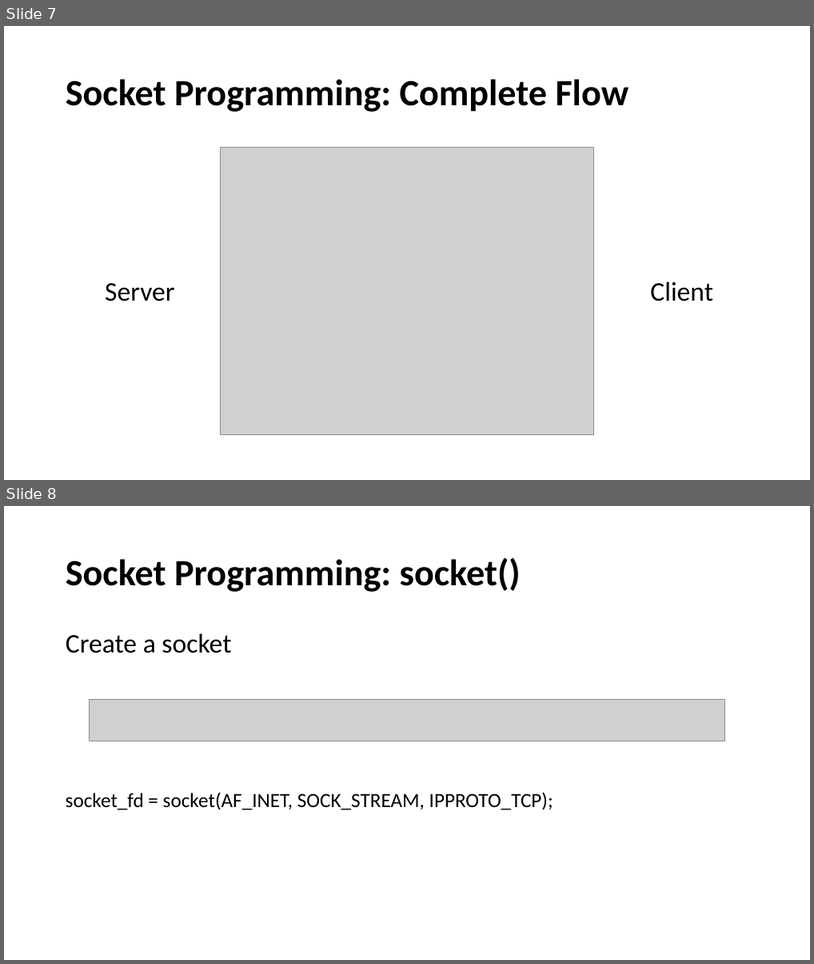
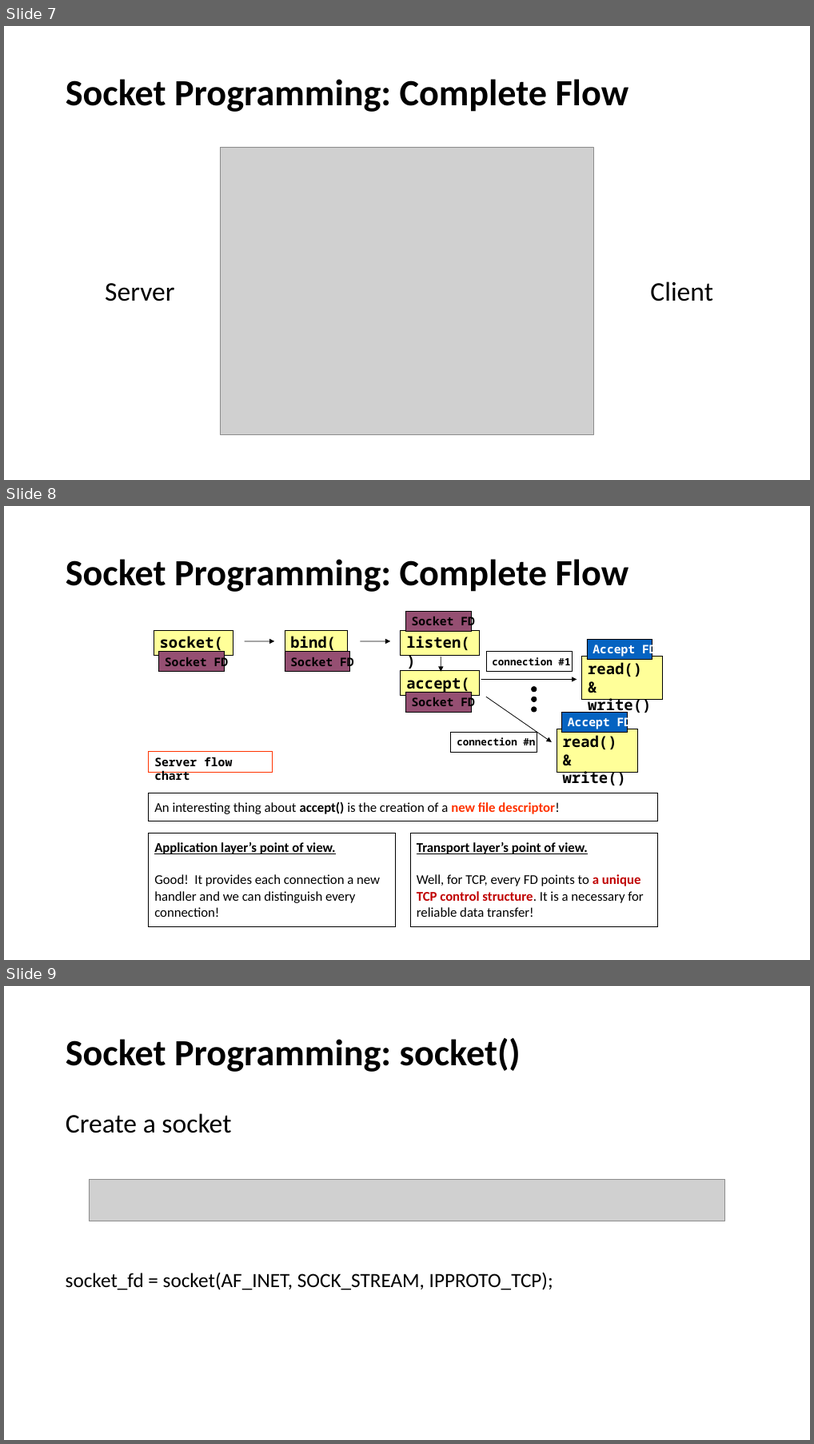
Before and after one commit to henryhxu/CSCI4430-ESTR4120, a slide deck: tutorial/T01/tut01.pptx. Shown one above the other, each under a label of ours: slides 7 and 8 before the commit, slides 7, 8 and 9 after it. The pictures are 814x964 and 814x1444 pixels, drawn with LibreOffice and Linux fonts; fonts in the diff are those of the drawing; grey boxes stand for pictures. Boxes give left, top, right and bottom in pixels: in the first picture for what was removed or moved away, otherwise in the second. Text is boxed around its words. In the diff, an @@ line names an element or a change of style, - is before the commit and + after.

```diff
--- a/tutorial/T01/tut01.pptx
+++ b/tutorial/T01/tut01.pptx
@@ slide 8 added at <box>4,506,810,960</box>, background #FFFFFF @@
@@ title added at <box>66,559,630,592</box>, 44 pt, text #000000, bold @@
+Socket Programming: Complete Flow
@@ rectangle added at <box>406,611,471,631</box>, fill #954F72, outline #000000 0.75 pt, 14 pt, text #000000, bold @@
+Socket FD
@@ rectangle added at <box>154,630,234,655</box>, fill #FFFF99, outline #000000 0.75 pt, 18 pt, text #000000, bold @@
+socket()
@@ arrow added from (245, 641) to (275, 641), #000000 0.75 pt @@
@@ rectangle added at <box>285,630,347,655</box>, fill #FFFF99, outline #000000 0.75 pt, 18 pt, text #000000, bold @@
+bind()
@@ arrow added from (360, 641) to (390, 641), #000000 0.75 pt @@
@@ rectangle added at <box>401,630,480,655</box>, fill #FFFF99, outline #000000 0.75 pt, 18 pt, text #000000, bold @@
+listen()
@@ rectangle added at <box>587,639,653,659</box>, fill #0563C1, outline #000000 0.75 pt, 14 pt, text #FFFFFF, bold @@
+Accept FD
@@ rectangle added at <box>159,651,224,671</box>, fill #954F72, outline #000000 0.75 pt, 14 pt, text #000000, bold @@
+Socket FD
@@ rectangle added at <box>285,651,350,671</box>, fill #954F72, outline #000000 0.75 pt, 14 pt, text #000000, bold @@
+Socket FD
@@ rectangle added at <box>401,671,480,696</box>, fill #FFFF99, outline #000000 0.75 pt, 18 pt, text #000000, bold @@
+accept()
@@ arrow added from (442, 656) to (442, 671), #000000 0.75 pt @@
@@ rectangle added at <box>486,651,573,671</box>, fill #FFFFFF, outline #000000 0.75 pt, 12 pt, text #000000, bold @@
+connection #1
@@ rectangle added at <box>582,656,662,699</box>, fill #FFFF99, outline #000000 0.75 pt, 18 pt, text #000000, bold @@
+read() & write()
@@ rectangle added at <box>406,692,471,712</box>, fill #954F72, outline #000000 0.75 pt, 14 pt, text #000000, bold @@
+Socket FD
@@ arrow added from (482, 679) to (578, 679), #000000 0.75 pt @@
@@ arrow added from (486, 696) to (552, 742), #000000 0.75 pt @@
@@ ellipse added at <box>532,686,537,691</box>, fill #000000, outline #000000 0.75 pt @@
@@ ellipse added at <box>532,696,537,701</box>, fill #000000, outline #000000 0.75 pt @@
@@ ellipse added at <box>532,707,537,712</box>, fill #000000, outline #000000 0.75 pt @@
@@ rectangle added at <box>562,712,628,732</box>, fill #0563C1, outline #000000 0.75 pt, 14 pt, text #FFFFFF, bold @@
+Accept FD
@@ rectangle added at <box>451,732,537,752</box>, fill #FFFFFF, outline #000000 0.75 pt, 12 pt, text #000000, bold @@
+connection #n
@@ rectangle added at <box>557,729,638,772</box>, fill #FFFF99, outline #000000 0.75 pt, 18 pt, text #000000, bold @@
+read() & write()
@@ rectangle added at <box>149,752,272,772</box>, fill #FFFFFF, outline #FF3300 0.75 pt, 14 pt, text #000000, bold @@
+Server flow chart
@@ rectangle added at <box>149,792,658,820</box>, fill #FFFFFF, outline #000000 0.75 pt, 16 pt, text #000000 @@
+An interesting thing about accept() is the creation of a new file descriptor!
@@ rectangle added at <box>149,832,395,927</box>, fill #FFFFFF, outline #000000 0.75 pt, 16 pt, text #000000 @@
+Application layer’s point of view.
+Good! It provides each connection a new handler and we can distinguish every connection!
@@ rectangle added at <box>411,832,658,927</box>, fill #FFFFFF, outline #000000 0.75 pt, 16 pt, text #000000 @@
+Transport layer’s point of view.
+Well, for TCP, every FD points to a unique TCP control structure. It is a necessary for reliable data transfer!
@@ what was slide 8 is now slide 9 @@
```
Also in this commit, not shown: 5 slides changed.
